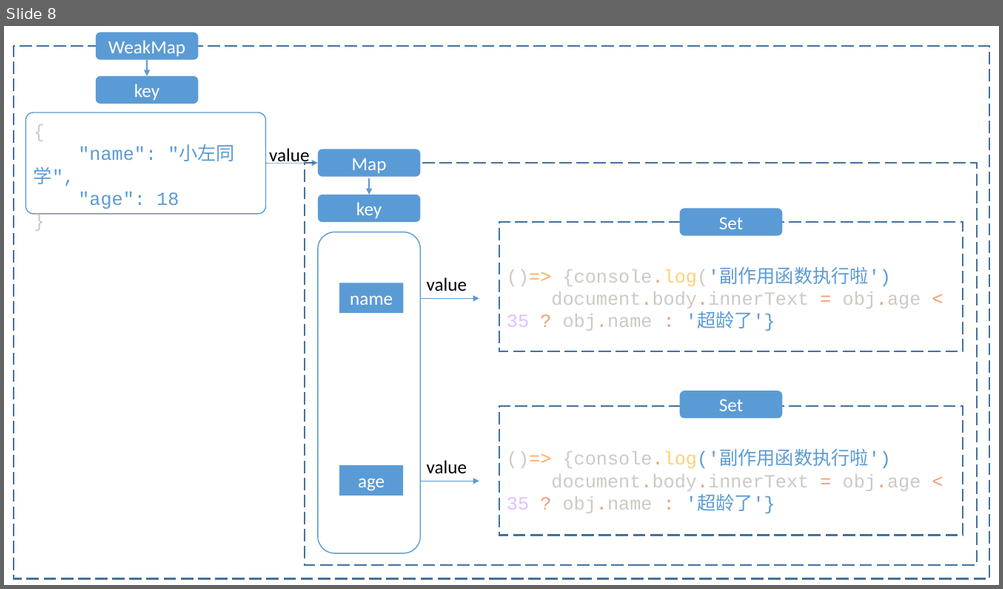
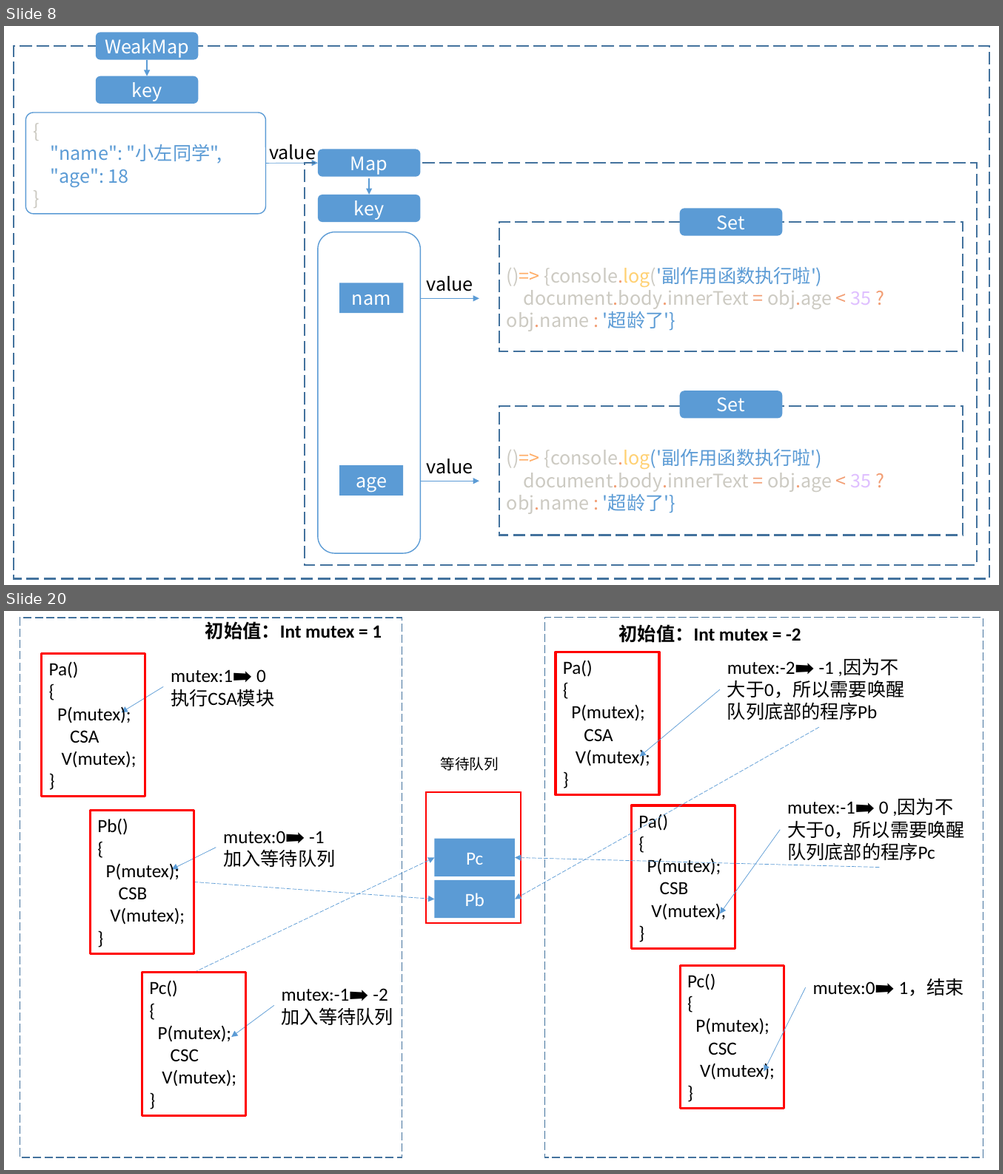
Before and after one commit to zuogl/zNote, a slide deck: img.pptx. Shown one above the other, each under a label of ours: slide 8 before the commit, slides 8 and 20 after it; the slides between them are not shown. The pictures are 1003x589 and 1003x1174 pixels, drawn with LibreOffice and Linux fonts; fonts in the diff are those of the drawing. Boxes give left, top, right and bottom in pixels: in the first picture for what was removed or moved away, otherwise in the second. Text is boxed around its words. In the diff, an @@ line names an element or a change of style, - is before the commit and + after.

```diff
--- a/img.pptx
+++ b/img.pptx
@@ slide 20 added at <box>4,611,999,1170</box>, background #FFFFFF @@
@@ rectangle added at <box>20,618,401,1158</box>, outline #43739E 1 pt dashed @@
@@ text added at <box>205,621,381,640</box>, 18 pt, text #000000, bold @@
+初始值：Int mutex = 1
@@ rectangle added at <box>545,618,984,1158</box>, outline #43739E 1 pt dashed @@
@@ text added at <box>619,624,800,643</box>, 18 pt, text #000000, bold @@
+初始值：Int mutex = -2
@@ rectangle added at <box>41,653,145,797</box>, outline #FF0000 2.25 pt, 18 pt, text #000000 @@
+Pa()
+{
+P(mutex);
+CSA
+V(mutex);
+}
@@ rectangle added at <box>555,652,659,795</box>, outline #FF0000 2.25 pt, 18 pt, text #000000 @@
+Pa()
+{
+P(mutex);
+CSA
+V(mutex);
+}
@@ text added at <box>170,669,274,706</box>, 18 pt, text #000000 @@
+mutex:1➡ 0
+执行CSA模块
@@ text added at <box>727,658,905,720</box>, 18 pt, text #000000 @@
+mutex:-2➡ -1 ,因为不大于0，所以需要唤醒队列底部的程序Pb
@@ arrow added from (163, 687) to (121, 712), #5B9BD5 0.5 pt @@
@@ arrow added from (720, 689) to (640, 757), #5B9BD5 0.5 pt @@
@@ arrow added from (819, 727) to (515, 900), #5B9BD5 0.5 pt dashed @@
@@ text added at <box>441,757,498,771</box>, 14 pt, text #000000 @@
+等待队列
@@ rectangle added at <box>427,792,521,923</box>, fill #FFFFFF, outline #FF0000 1.5 pt @@
@@ rectangle added at <box>632,806,735,949</box>, outline #FF0000 2.25 pt, 18 pt, text #000000 @@
+Pa()
+{
+P(mutex);
+CSB
+V(mutex);
+}
@@ text added at <box>787,798,965,860</box>, 18 pt, text #000000 @@
+mutex:-1➡ 0 ,因为不大于0，所以需要唤醒队列底部的程序Pc
@@ rectangle added at <box>90,811,193,954</box>, outline #FF0000 2.25 pt, 18 pt, text #000000 @@
+Pb()
+{
+P(mutex);
+CSB
+V(mutex);
+}
@@ text added at <box>223,831,335,867</box>, 18 pt, text #000000 @@
+mutex:0➡ -1
+加入等待队列
@@ arrow added from (780, 829) to (720, 914), #5B9BD5 0.5 pt @@
@@ arrow added from (216, 848) to (172, 870), #5B9BD5 0.5 pt @@
@@ rectangle added at <box>435,839,515,877</box>, fill #5B9BD5, 18 pt, text #FFFFFF @@
+Pc
@@ arrow added from (193, 973) to (435, 858), #5B9BD5 0.5 pt dashed @@
@@ arrow added from (879, 868) to (515, 858), #5B9BD5 0.5 pt dashed @@
@@ arrow added from (193, 883) to (435, 900), #5B9BD5 0.5 pt dashed @@
@@ rectangle added at <box>435,880,515,918</box>, fill #5B9BD5, 18 pt, text #FFFFFF @@
+Pb
@@ rectangle added at <box>142,973,246,1116</box>, outline #FF0000 2.25 pt, 18 pt, text #000000 @@
+Pc()
+{
+P(mutex);
+CSC
+V(mutex);
+}
@@ rectangle added at <box>680,966,784,1110</box>, outline #FF0000 2.25 pt, 18 pt, text #000000 @@
+Pc()
+{
+P(mutex);
+CSC
+V(mutex);
+}
@@ arrow added from (805, 988) to (763, 1072), #5B9BD5 0.5 pt @@
@@ text added at <box>813,978,964,997</box>, 18 pt, text #000000 @@
+mutex:0➡ 1，结束
@@ arrow added from (274, 1005) to (232, 1037), #5B9BD5 0.5 pt @@
@@ text added at <box>282,988,393,1025</box>, 18 pt, text #000000 @@
+mutex:-1➡ -2
+加入等待队列
@@ slide 8 changed as well @@
@@ font Calibri to Noto Sans CJK SC in 11 elements at <box>96,76,198,104</box>, <box>318,195,421,222</box>, <box>340,284,404,313</box>, <box>339,466,403,495</box>, <box>96,32,198,59</box>, <box>318,149,421,177</box>, <box>680,208,782,235</box>, <box>680,391,782,418</box>, <box>427,276,473,292</box>, <box>427,459,473,474</box>, <box>269,144,316,164</box> @@
@@ font Courier New to Noto Sans CJK SC in 3 elements at <box>50,144,222,187</box>, <box>506,267,871,332</box>, <box>506,449,871,514</box> @@
```
Also in this commit, not shown: 2 other slides changed, 16 other slides added, 42 other files.
